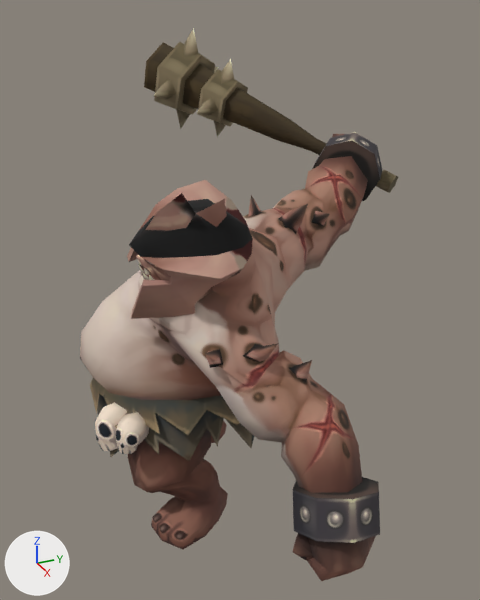
What one commit did to the OBJ model Resource/Boss02/Animation/Attack02/Attack02 (15).obj.
Camera for both pictures: a camera (50 mm lens) standing at (396.0, -142.0, 334.0) and looking at (-21.0, 46.0, 126.0). The axes (+X, +Y, +Z) are drawn at lower left. The lights are the same throughout. Where no turn or scale is listed for an object, it has been applied to the vertices.

Objects in the first picture: 'Cyclops01_W', 'Cyclops03'.
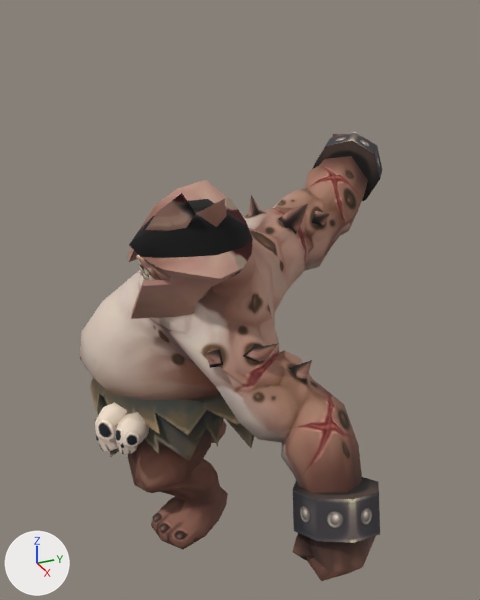
The change, as a diff of the scene's bpy script:
```diff
--- a/Resource/Boss02/Animation/Attack02/Attack02 (15).obj.py
+++ b/Resource/Boss02/Animation/Attack02/Attack02 (15).obj.py
@@ ob_cyclops01_w @@
-ob_cyclops01_w = bpy.data.objects.new('Cyclops01_W', me_cyclops01_w)
-ob_cyclops01_w.location = (0.0, 0.0, 0.0)
```

Where the change shows, as pixel boxes [x1, y1, x2, y2] in the pictures (480 x 600 px):
'Cyclops01_W', deleted (brown): before [144, 28, 398, 193]
